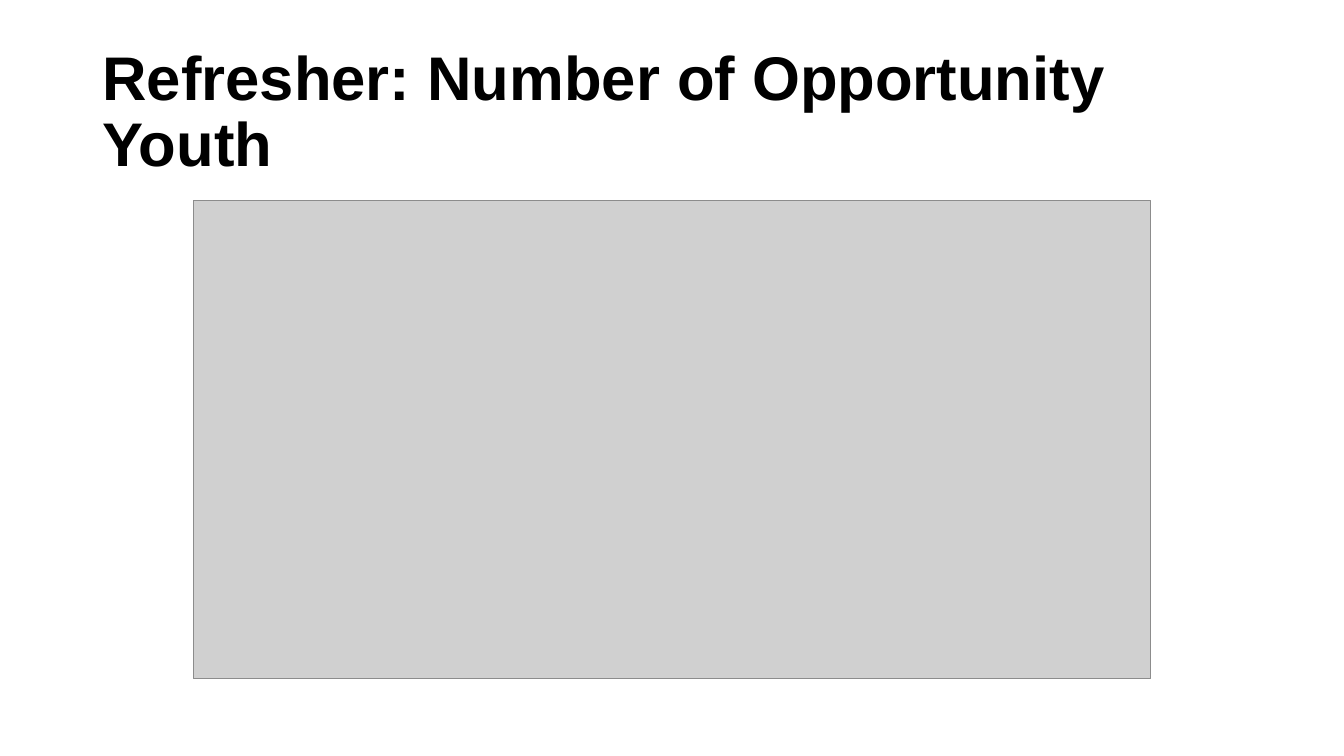
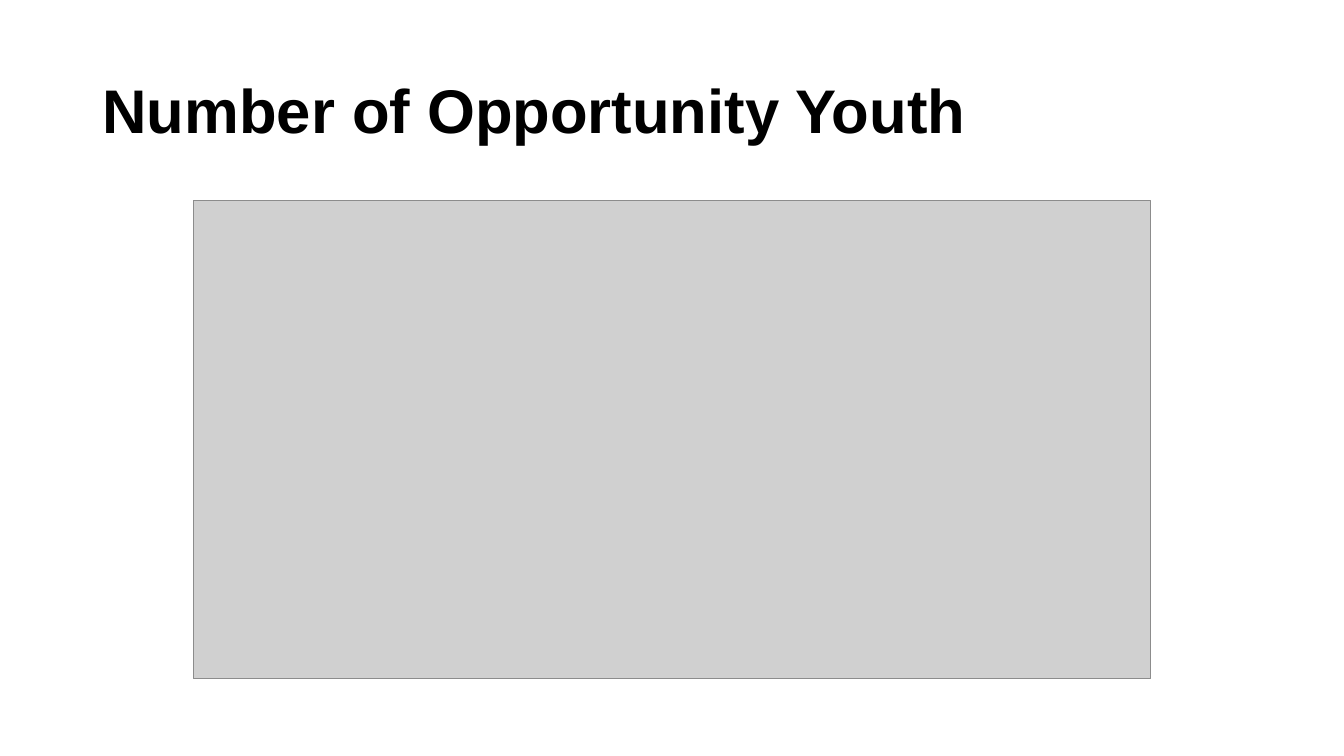
Before and after one commit to ucdiegorubi/oy_census_analysis, a slide deck: slide 5 of create_powerpoint/household_structure_estimates.pptx. Drawn at 1344x756 pixels with LibreOffice and Linux fonts; fonts in the diff are those of the drawing; grey boxes stand for pictures; background and template pictures are left out. Boxes give left, top, right and bottom in pixels: in the first picture for what was removed or moved away, otherwise in the second. Text is boxed around its words. In the diff, an @@ line names an element or a change of style, - is before the commit and + after.

Commit message:
updated household types to include connected youth only households for comparison and updated visualizations

```diff
--- a/create_powerpoint/household_structure_estimates.pptx
+++ b/create_powerpoint/household_structure_estimates.pptx
@@ title at (102,88,965,145): text changed @@
-Refresher: Number of Opportunity Youth
+Number of Opportunity Youth
```
Also in this commit, not shown: 7 other slides changed, 3 slides added, 2 slides removed, 5 other files.
